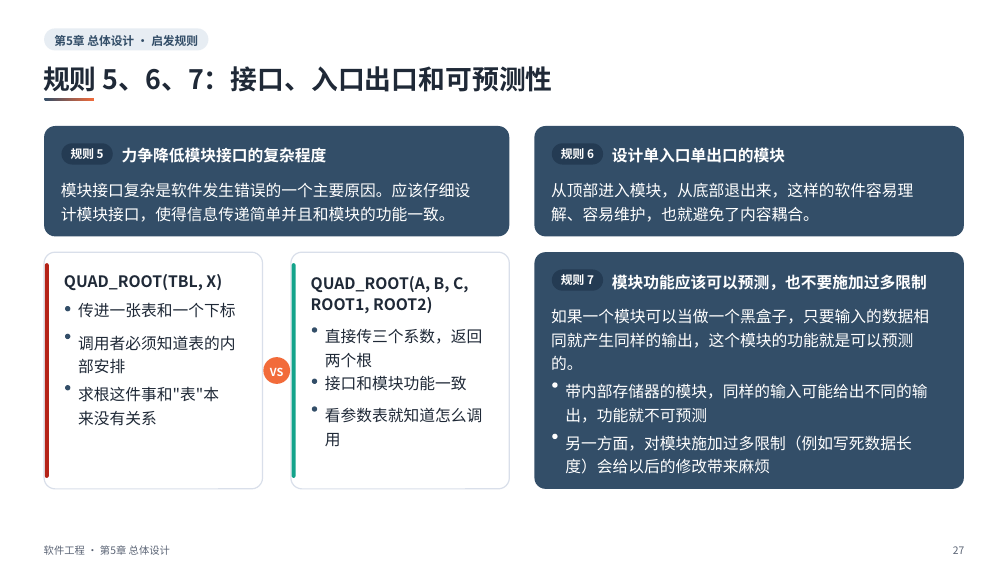
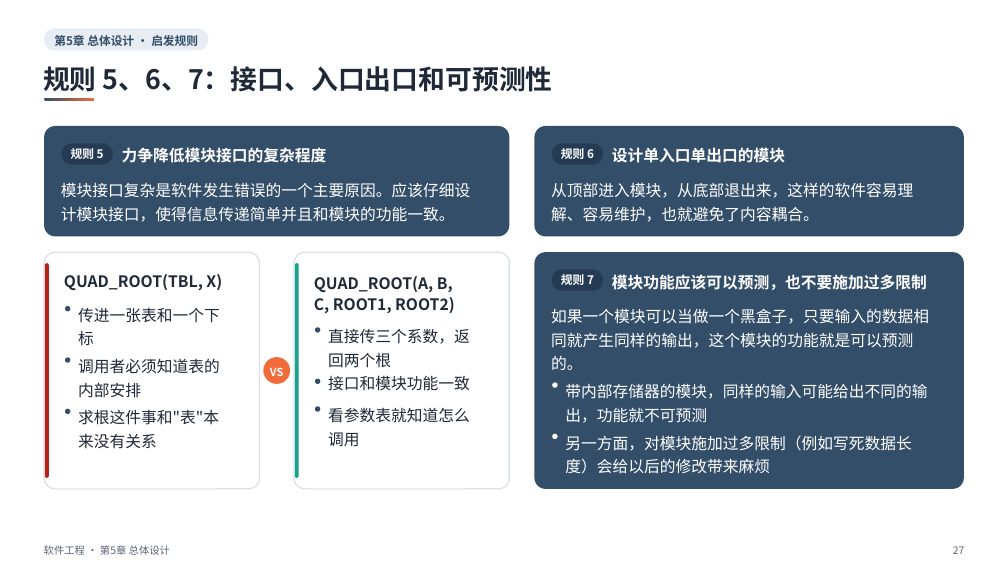
Before and after one commit to sweetcornna/JLU-remake, a slide deck: slide 27 of 大三上/软件工程/重制版PPT/第5章 总体设计（重制版）.pptx. Drawn at 1008x567 pixels with LibreOffice and Linux fonts; fonts in the diff are those of the drawing. Boxes give left, top, right and bottom in pixels: in the first picture for what was removed or moved away, otherwise in the second. Text is boxed around its words. In the diff, an @@ line names an element or a change of style, - is before the commit and + after.

```diff
--- a/大三上/软件工程/重制版PPT/第5章 总体设计（重制版）.pptx
+++ b/大三上/软件工程/重制版PPT/第5章 总体设计（重制版）.pptx
@@ rounded rectangle at box(44, 253, 259, 489): proportions changed @@
@@ rounded rectangle at box(294, 253, 510, 489): proportions changed @@
@@ text "QUAD_ROOT(A, B, C, ROOT1, ROOT2)" rewrapped from box(311, 276, 468, 313) to box(314, 276, 455, 313) @@
@@ text at box(78, 308, 220, 346): text changed @@
-传进一张表和一个下标
+传进一张表和一个下
+标
@@ text at box(328, 329, 470, 368): spaces changed @@
-直接传三个系数，返回
-两个根
+直接传三个系数，返
+回两个根
@@ text at box(78, 358, 220, 398): spaces changed @@
-调用者必须知道表的内
-部安排
+调用者必须知道表的
+内部安排
@@ 2 ellipses, 1 text: place and size @@
-2 ellipses, 1 text at box(65, 333, 219, 426)
+2 ellipses, 1 text at box(65, 358, 219, 449)
@@ 3 ellipses: place and size @@
-3 ellipses at box(312, 327, 317, 412)
+3 ellipses at box(315, 327, 321, 412)
@@ text at box(328, 408, 470, 447): spaces changed @@
-看参数表就知道怎么调
-用
+看参数表就知道怎么
+调用
```
Also in this commit, not shown: 34 other slides changed, 3 other files.
